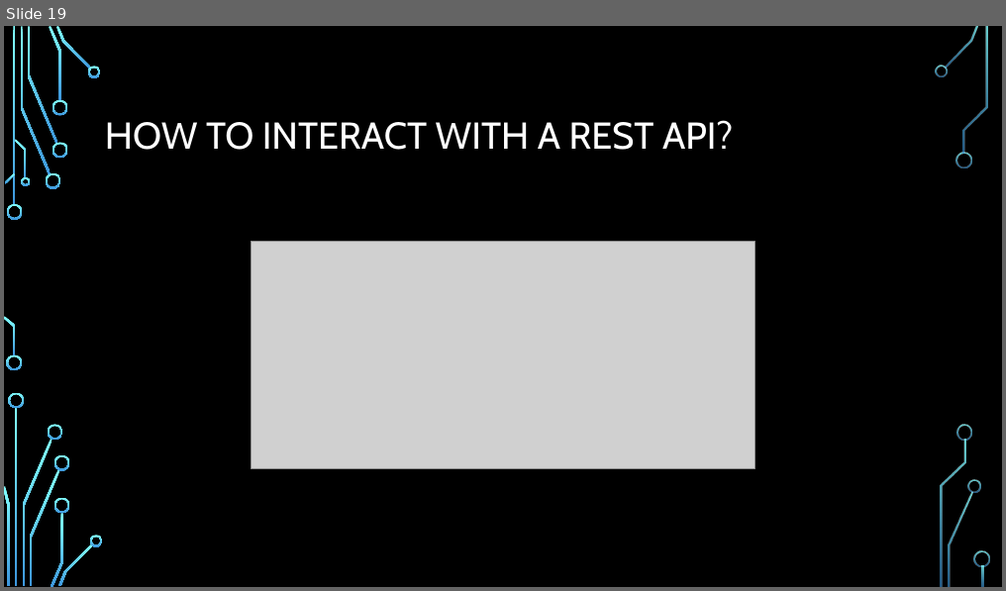
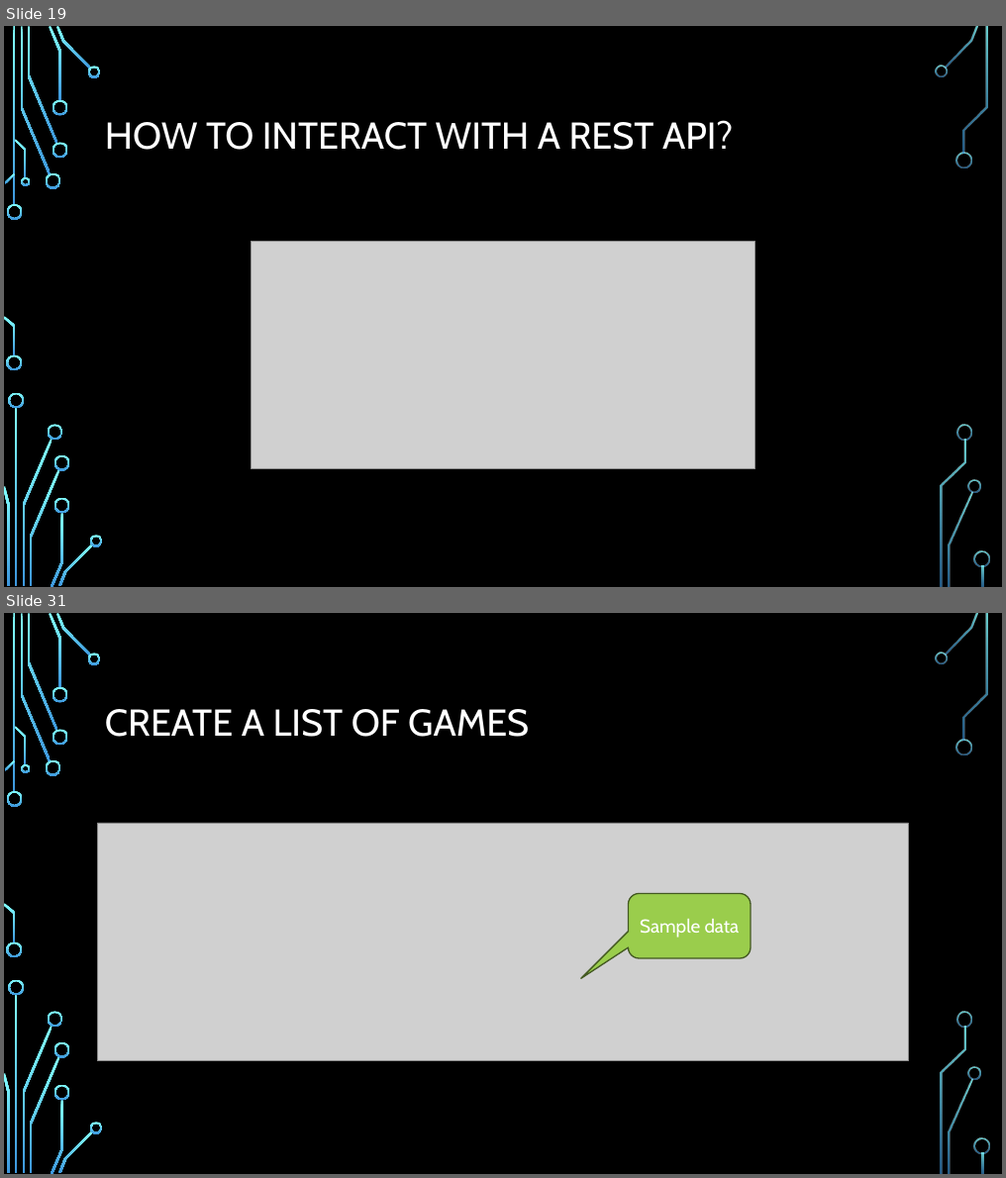
Before and after one commit to kenshih1989/GameStoreAPI, a slide deck: GameStore with Visual Studio Code.pptx. Shown one above the other, each under a label of ours: slide 19 before the commit, slides 19 and 31 after it; the slides between them are not shown. The pictures are 1006x591 and 1006x1178 pixels, drawn with LibreOffice and Linux fonts; fonts in the diff are those of the drawing; grey boxes stand for pictures; background and template pictures are left out. Boxes give left, top, right and bottom in pixels: in the first picture for what was removed or moved away, otherwise in the second. Text is boxed around its words. In the diff, an @@ line names an element or a change of style, - is before the commit and + after.

```diff
--- a/GameStore with Visual Studio Code.pptx
+++ b/GameStore with Visual Studio Code.pptx
@@ slide 31 added at bbox=[4, 613, 1002, 1174], background picture (left out); not listed: 36 template elements that a slide beside it also shows @@
@@ title added at bbox=[105, 709, 529, 737], 36 pt, text #FFFFFF @@
+CREATE A LIST OF GAMES
@@ picture added at bbox=[98, 823, 908, 1061] @@
@@ rounded speech box added at bbox=[629, 894, 750, 959], fill #9ACD4C, outline #435A21 1.25 pt, 18 pt, text #FFFFFF @@
+Sample data
```
Also in this commit, not shown: 17 other slides added, 1 slide removed, 47 other files.
